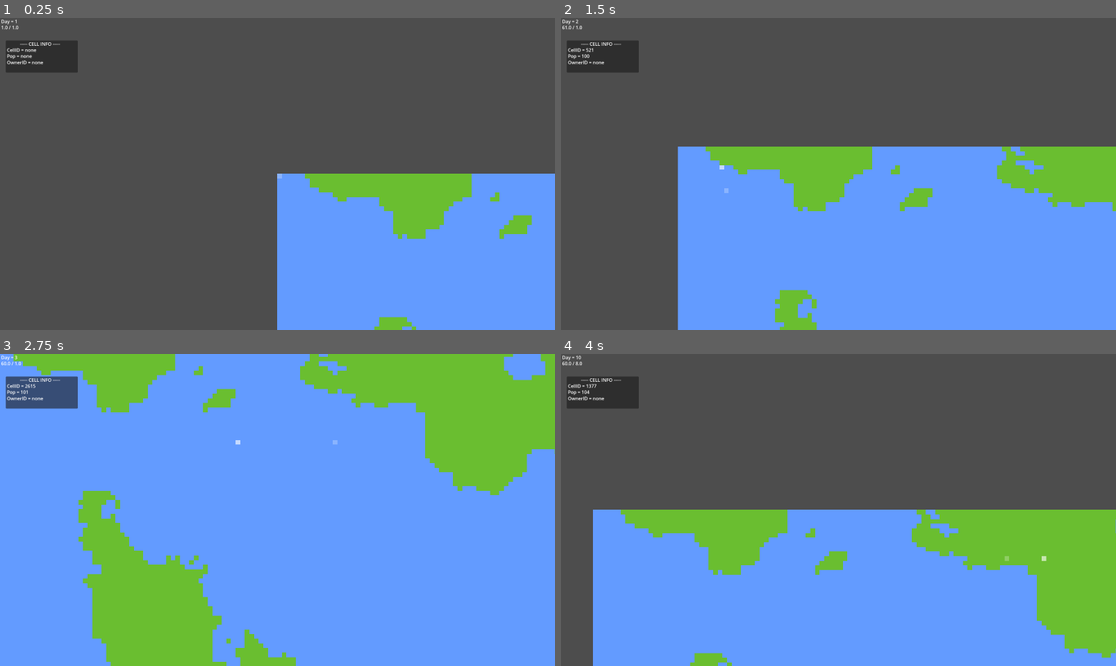
Above: before the commit, frames 1-4 (two rows, left to right).
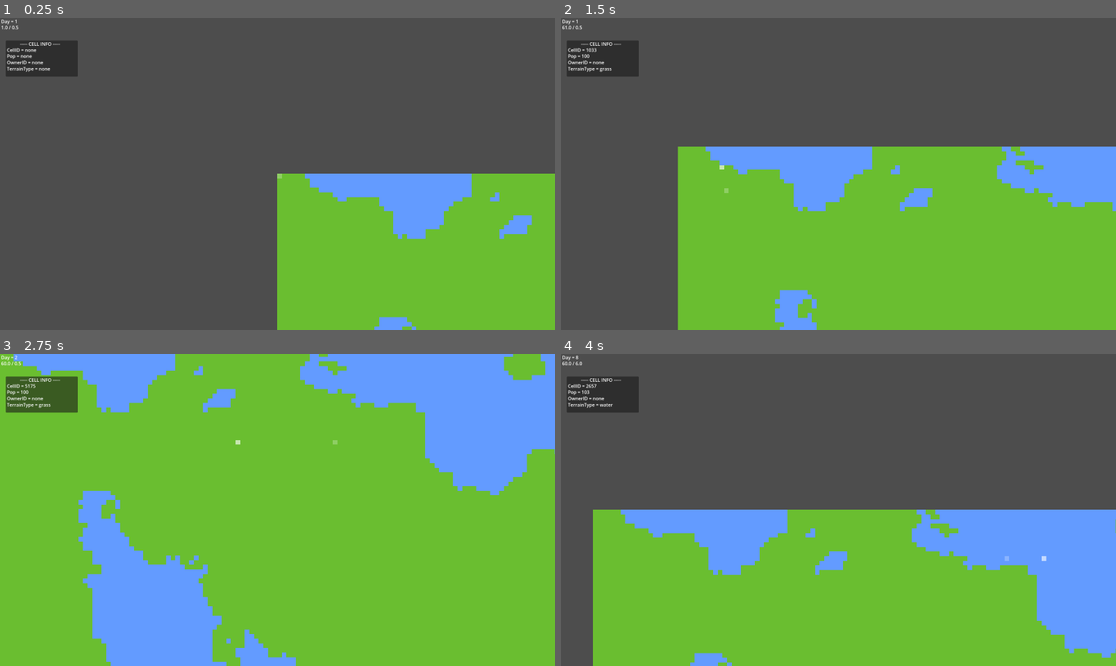
Above: after the commit, the same moments.

Repository: PowerThePowerfullest64/UntitledMapGame
Game: Godot game, scene res://main.tscn
The game is run twice, just before and just after one commit, with the same random seed, the same clock (stepped at 60 frames per second) and the same inputs.
Inputs (mouse positions are in pixels of both pictures, inside the frame that each line leads up to):
- Up to frame 1 (0.25 s): no input
- Up to frame 2 (1.5 s): tap Enter at 0.5 s; move the mouse to (960, 158) at 0.52 s; hold D (move_right) 0.53-1.28 s; click (960, 158) at 0.6 s; move the mouse to (727, 189) at 1.27 s; hold S (move_down) from 1.28 s (still down); click (727, 189) at 1.35 s
- Up to frame 3 (2.75 s): move the mouse to (333, 441) at 2.02 s; release S (move_down) at 2.03 s; hold D (move_right) from 2.03 s (still down); tap 1 (speed1) at 2.1 s; click (333, 441) at 2.3 s
- Up to frame 4 (4 s): move the mouse to (810, 572) at 2.77 s; release D (move_right) at 2.78 s; hold W (move_up) 2.78-3.53 s; tap 2 (speed2) at 2.85 s; click (810, 572) at 3.05 s; move the mouse to (1005, 556) at 3.52 s; hold A (move_left) from 3.53 s (still down); tap 3 (speed3) at 3.6 s; click (1005, 556) at 3.8 s

The runs differ from the first frame. In frame 1, 25% of the frame differs, in the area x 1-100%, y 2-100%; in frame 2, 47%; in frame 3, 100%, in the area x 0-100%, y 0-100%; in frame 4, 47%.

Commit message:
Terrain Now Stored in a Cells Data

Diff:
--- a/Scripts/Globals/map_manager.gd
+++ b/Scripts/Globals/map_manager.gd
@@ -3,9 +3,10 @@
 var population: PackedFloat32Array
 var selected: PackedByteArray
 var owner_id: PackedInt32Array
+var terrain_type: PackedStringArray
 
-const width: int = 128
-const height: int = 128
+const width: int = 256
+const height: int = 256
 
 var cell_count: int # how many cells exist
 
@@ -14,7 +15,7 @@
 
 var updating_cells: bool = false
 var cell_index: int = 0
-const CHUNK_SIZE: int = 200000
+const CHUNK_SIZE: int = 200000 # cells updaated per frame: higher = more work in less frames
 
 var noise: FastNoiseLite = FastNoiseLite.new()
 
@@ -27,14 +28,17 @@
 	population = PackedFloat32Array()
 	selected = PackedByteArray()
 	owner_id = PackedInt32Array()
+	terrain_type = PackedStringArray()
 
 	population.resize(cell_count)
 	selected.resize(cell_count)
 	owner_id.resize(cell_count)
+	terrain_type.resize(cell_count)
 
 	population.fill(100.0)
 	selected.fill(0)
 	owner_id.fill(-1)
+	terrain_type.fill("water")
 
 	noise.seed = randi_range(0, (1 << 63) - 1)
 	noise.frequency = 0.01
@@ -46,7 +50,10 @@
 
 		var pos_2d: Vector2i = Vector2i(x, y)
 		var value: float = (noise.get_noise_2d(x, y) + 1.0) * 0.5
-		var atlas: Vector2i = Vector2i.ZERO if value < 0.45 else Vector2i(1, 0)
+
+		terrain_type[i] = "grass" if value > 0.45 else "water"
+
+		var atlas: Vector2i = Vector2i.ZERO if terrain_type[i] == "grass" else Vector2i(1, 0) if terrain_type[i] == "water" else "water"
 
 		tilemaplayer.set_cell(pos_2d, 0, atlas)
 
--- a/Scripts/Globals/time_manager.gd
+++ b/Scripts/Globals/time_manager.gd
@@ -8,9 +8,9 @@
 
 signal day_passed(day: int)
 
-const SPEED1: float = 1.0
-const SPEED2: float = 2.0
-const SPEED3: float = 8.0
+const SPEED1: float = 0.5
+const SPEED2: float = 1.0
+const SPEED3: float = 6.0
 const SPEED4: float = 24.0
 
 func set_tps(_tps: float) -> void:
--- a/Scripts/Globals/ui_manager.gd
+++ b/Scripts/Globals/ui_manager.gd
@@ -9,6 +9,7 @@
 @export var cell_id: Label
 @export var pop_counter: Label
 @export var owner_id: Label
+@export var terrain_type: Label
 
 func _ready() -> void:
 	TimeManager.day_passed.connect(_on_day_passed)
@@ -18,6 +19,7 @@
 	update_cell_id()
 	update_pop_counter()
 	update_cell_owner()
+	update_terrain_type()
 
 func _on_day_passed(day: int) -> void:
 	update_day_counter(day)
@@ -54,3 +56,10 @@
 		return
 
 	owner_id.text = "OwnerID = " + str(cell_owner)
+
+func update_terrain_type() -> void:
+	if not PlayerManager.cell_selected:
+		terrain_type.text = "TerrainType = " + no_access_text
+		return
+
+	terrain_type.text = "TerrainType = " + MapManager.terrain_type[PlayerManager.selected_cell_id]
--- a/main.tscn
+++ b/main.tscn
@@ -23,7 +23,7 @@
 position_smoothing_speed = 10.0
 script = ExtResource("2_0xm2m")
 
-[node name="UIManager" type="Control" parent="." unique_id=1342489894 node_paths=PackedStringArray("day_counter", "fps_counter", "cell_id", "pop_counter", "owner_id")]
+[node name="UIManager" type="Control" parent="." unique_id=1342489894 node_paths=PackedStringArray("day_counter", "fps_counter", "cell_id", "pop_counter", "owner_id", "terrain_type")]
 layout_mode = 3
 anchors_preset = 0
 offset_right = 40.0
@@ -34,6 +34,7 @@
 cell_id = NodePath("../CanvasLayer/CellInfoPanel/CellID")
 pop_counter = NodePath("../CanvasLayer/CellInfoPanel/Pop")
 owner_id = NodePath("../CanvasLayer/CellInfoPanel/OwnerID")
+terrain_type = NodePath("../CanvasLayer/CellInfoPanel/TerrainType")
 
 [node name="CanvasLayer" type="CanvasLayer" parent="." unique_id=1734592792]
 
@@ -54,7 +55,7 @@
 offset_left = 20.0
 offset_top = 78.0
 offset_right = 269.0
-offset_bottom = 189.0
+offset_bottom = 203.0
 
 [node name="CELLINFO" type="Label" parent="CanvasLayer/CellInfoPanel" unique_id=2095937919]
 layout_mode = 0
@@ -87,3 +88,11 @@
 offset_right = 91.0
 offset_bottom = 87.0
 text = "OwnerID = "
+
+[node name="TerrainType" type="Label" parent="CanvasLayer/CellInfoPanel" unique_id=358827455]
+layout_mode = 0
+offset_left = 4.0
+offset_top = 86.0
+offset_right = 115.0
+offset_bottom = 109.0
+text = "TerrainType = "
